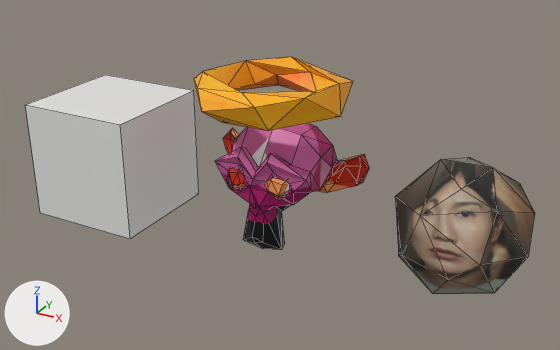
One commit to the Blender file resources/models/suzanne.blend: the scene before it, then after it.
Both versions are drawn from a 50 mm lens placed at (5.55, -10.07, 6.11), pointed at (-0.01, 0.03, 1.06). The lights are fixed; the arrows at lower left show +X, +Y and +Z. Mesh edges are drawn as thin lines.

The scene before the commit, as lines of its bpy script (objects in view):
```python
me_cube_001 = bpy.data.meshes.new('Cube.001')
me_cube_001.from_pydata(...)  # a box spanning x -1.0..1.0, y -1.0..1.0, z -1.0..1.0
me_cube_001.materials.append(mat_material_002)  # white #e7e7e6
me_sphere = bpy.data.meshes.new('Sphere')
me_sphere.from_pydata(...)  # 26 vertices, 48 faces; spans x -1.05..0.98, y -1.0..1.02, z -1.01..0.98
me_sphere.materials.append(mat_material_003)  # picture img_maggie_cheung_png
me_suzanne = bpy.data.meshes.new('Suzanne')
me_suzanne.from_pydata(...)  # 138 vertices, 201 faces; spans x -1.36..1.36, y -0.85..0.89, z -0.98..0.98
me_suzanne.materials.append(mat_material)  # picture img_lesbian_pride_flag_better_png
me_torus = bpy.data.meshes.new('Torus')
me_torus.from_pydata(...)  # 28 vertices, 56 faces; spans x -1.27..1.24, y -1.2..1.28, z -0.26..0.26
me_torus.materials.append(mat_material_001)  # picture img_atlas_png
ob_cube = bpy.data.objects.new('Cube', me_cube_001)
ob_cube.location = (-3.08, -0.33, 1.0)
ob_sphere = bpy.data.objects.new('Sphere', me_sphere)
ob_sphere.location = (3.03, -0.06, 0.92)
ob_sphere.rotation_euler = (0.0, 0.0, -1.571)  # degrees (0, 0, -90)
ob_suzanne = bpy.data.objects.new('Suzanne', me_suzanne)
ob_suzanne.location = (0.0, 0.0, 1.0)
ob_torus = bpy.data.objects.new('Torus', me_torus)
ob_torus.location = (-0.16, 0.01, 2.48)
```
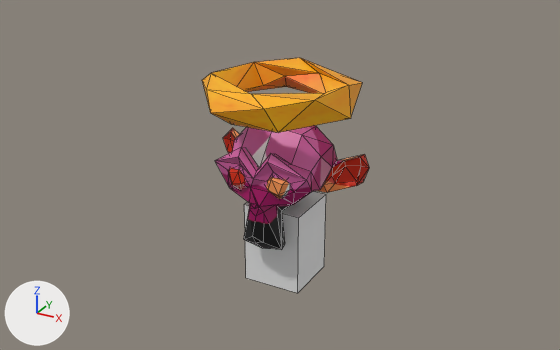
The newer file is also turned or shifted as a whole; pictures and numbers use the older file's frame.

What differs and where, as boxes [x1, y1, x2, y2] in the pictures (560 x 350 px):
'Cube', moved, rescaled
    before: [26, 75, 199, 239]
    after: [244, 191, 326, 293]
'Sphere', deleted (brown)
    before: [395, 157, 535, 294]
'Torus', moved
    before: [194, 57, 353, 131]
    after: [202, 58, 362, 133]

Edits to the bpy script that builds the scene:
```text
Change ob_cube:
    ob_cube.location: (-3.08, -0.33, 1.0) -> (0.0, 0.22, -0.14)
    ob_cube.scale: (1.0, 1.0, 1.0) -> (0.5, 0.5, 0.7)
Remove ob_sphere:
    ob_sphere = bpy.data.objects.new('Sphere', me_sphere)
    ob_sphere.location = (3.03, -0.06, 0.92)
    ob_sphere.rotation_euler = (0.0, 0.0, -1.571)  # degrees (0, 0, -90)
Change ob_torus:
    ob_torus.location: (-0.16, 0.01, 2.48) -> (0.0, 0.01, 2.48)
```
